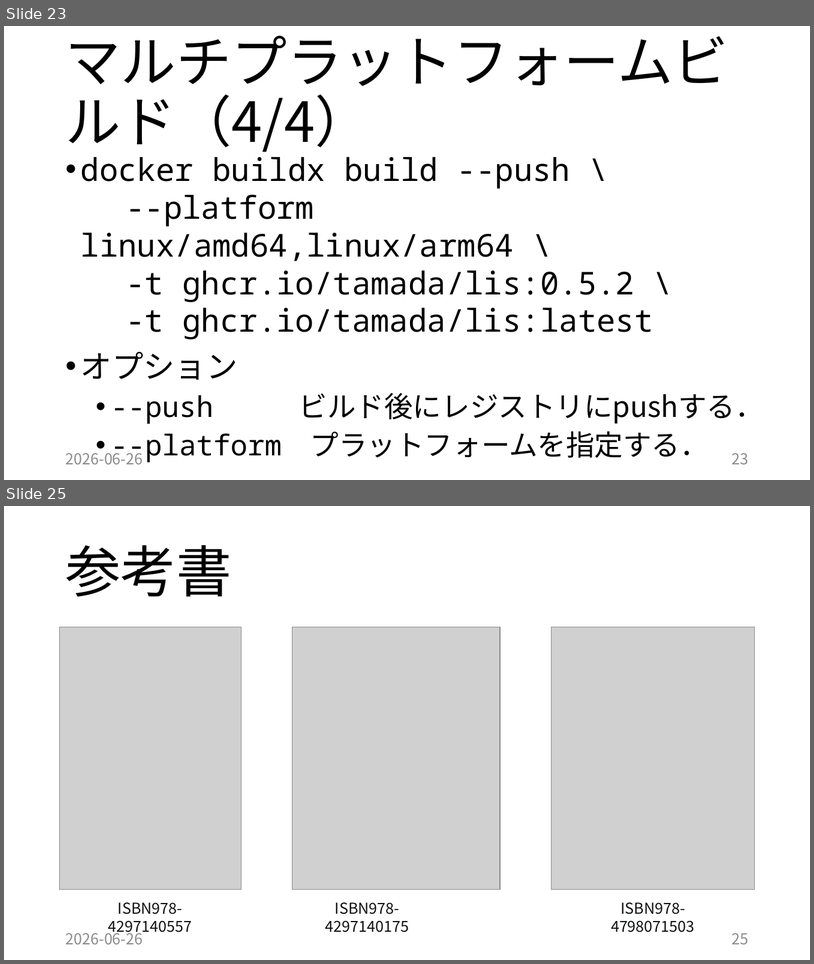
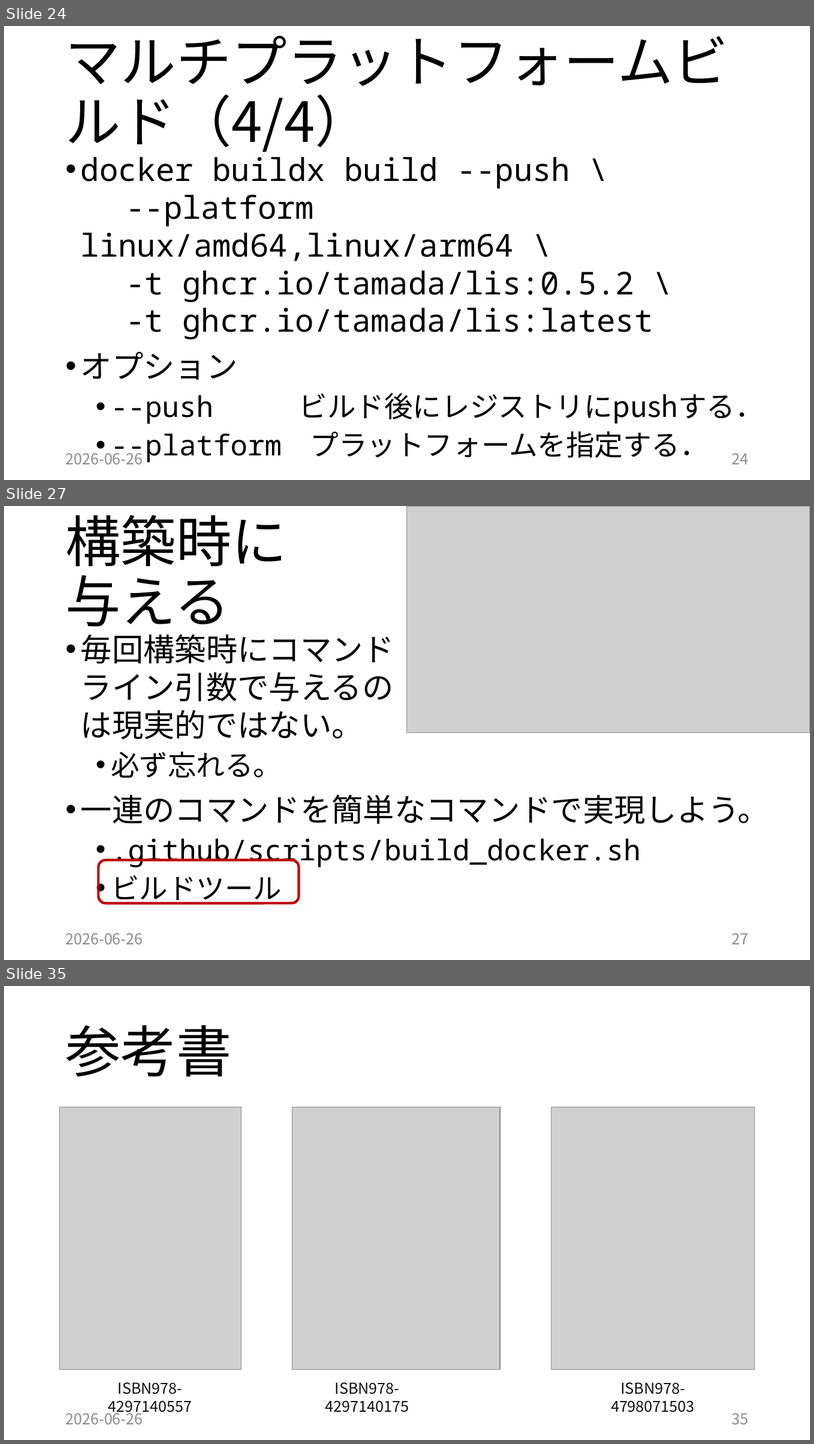
Before and after one commit to tamada/2026empirical, a slide deck: 20260626.pptx. Shown one above the other, each under a label of ours: slides 23 and 25 before the commit, slides 24, 27 and 35 after it; the slides between them are not shown. The pictures are 814x964 and 814x1444 pixels, drawn with LibreOffice and Linux fonts; fonts in the diff are those of the drawing; grey boxes stand for pictures. Boxes give left, top, right and bottom in pixels: in the first picture for what was removed or moved away, otherwise in the second. Text is boxed around its words. In the diff, an @@ line names an element or a change of style, - is before the commit and + after.

```diff
--- a/20260626.pptx
+++ b/20260626.pptx
@@ slide 27 added at bbox=[4, 506, 810, 960], background #FFFFFF @@
@@ title added at bbox=[65, 515, 287, 636], 66 pt, text #000000 @@
+構築時に
+与える
@@ picture added at bbox=[408, 506, 810, 733] @@
@@ text added at bbox=[81, 634, 770, 904], 37.4 pt, text #000000 @@
+• 毎回構築時にコマンド
+  ライン引数で与えるの
+  は現実的ではない。
+  • 必ず忘れる。
+• 一連のコマンドを簡単なコマンドで実現しよう。
+  • .github/scripts/build_docker.sh
+  • ビルドツール
@@ rounded rectangle added at bbox=[98, 860, 299, 903], outline #C00000 3 pt @@
@@ text added at bbox=[65, 933, 143, 944], 18 pt, text #8C8C8C @@
+2026-06-26
@@ page number added at bbox=[732, 933, 749, 944], 18 pt, text #8C8C8C @@
+27
@@ what was slide 23 is now slide 24 @@
@@ page number at bbox=[732, 453, 749, 464]: text changed @@
-23
+24
@@ what was slide 25 is now slide 35 @@
@@ page number at bbox=[732, 1413, 749, 1424]: text changed @@
-25
+35
```
Also in this commit, not shown: 3 slides changed, 10 other slides added, 1 slide removed, 16 other files.
